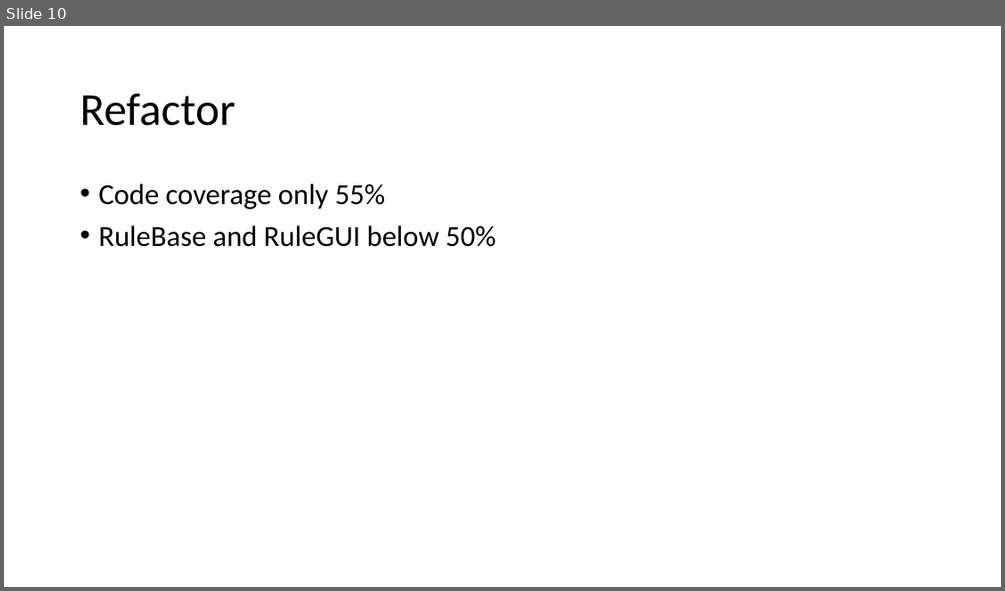
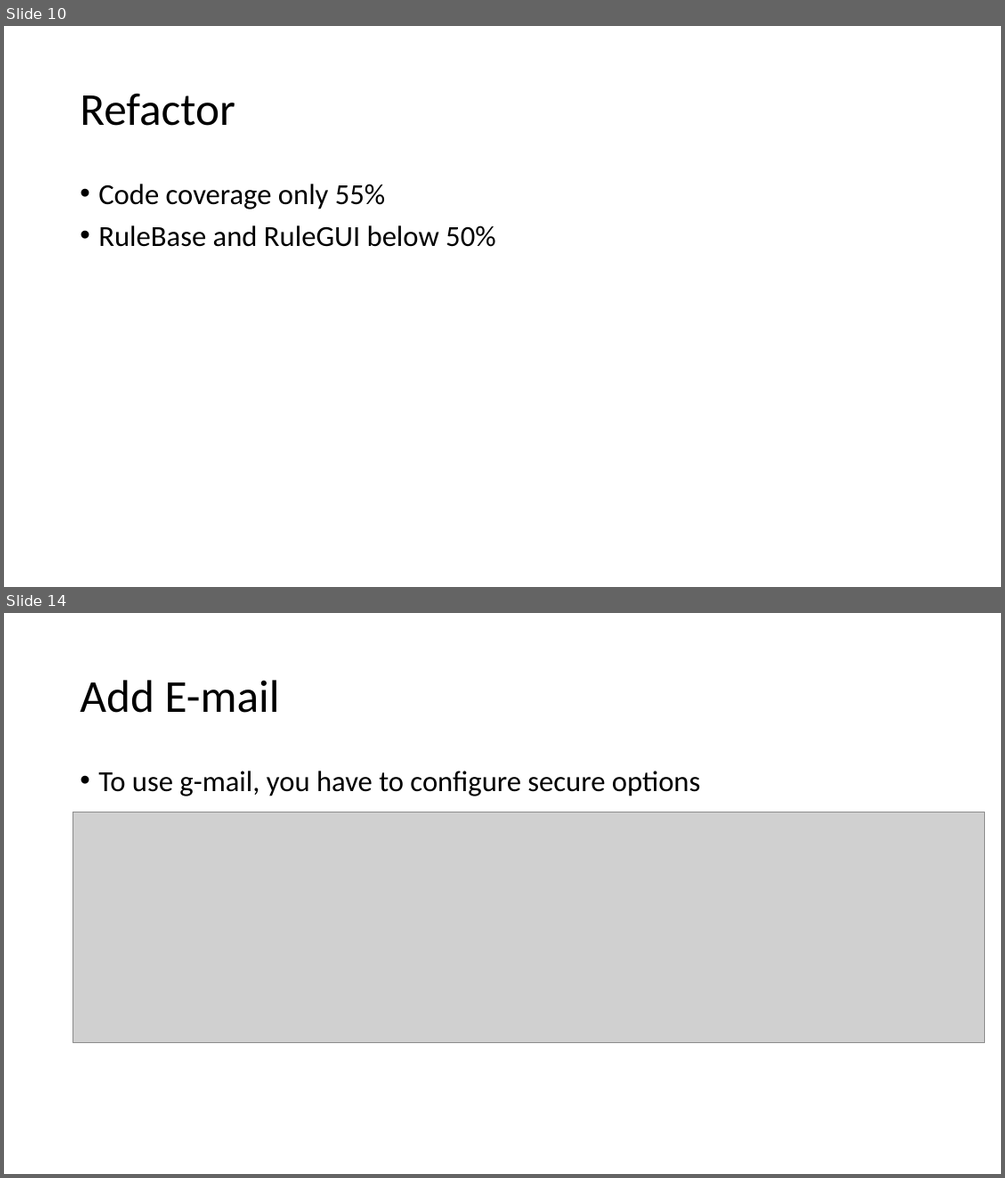
Before and after one commit to ernie55ernie/ShoppingCart, a slide deck: DM_PJ03_Probability.pptx. Shown one above the other, each under a label of ours: slide 10 before the commit, slides 10 and 14 after it; the slides between them are not shown. The pictures are 1005x591 and 1005x1178 pixels, drawn with LibreOffice and Linux fonts; fonts in the diff are those of the drawing; grey boxes stand for pictures. Boxes give left, top, right and bottom in pixels: in the first picture for what was removed or moved away, otherwise in the second. Text is boxed around its words. In the diff, an @@ line names an element or a change of style, - is before the commit and + after.

Commit message:
2015/5/28 Add E-mail function with gmail account not attached

```diff
--- a/DM_PJ03_Probability.pptx
+++ b/DM_PJ03_Probability.pptx
@@ slide 14 added at <box>4,613,1001,1174</box>, background #FFFFFF @@
@@ title added at <box>80,680,280,713</box>, 44 pt, text #000000 @@
+Add E-mail
@@ text added at <box>98,771,700,796</box>, 28 pt, text #000000 @@
+• To use g-mail, you have to configure secure options
@@ picture added at <box>73,811,985,1043</box> @@
```
Also in this commit, not shown: 2 slides changed, 3 other slides added, 3 other files.
